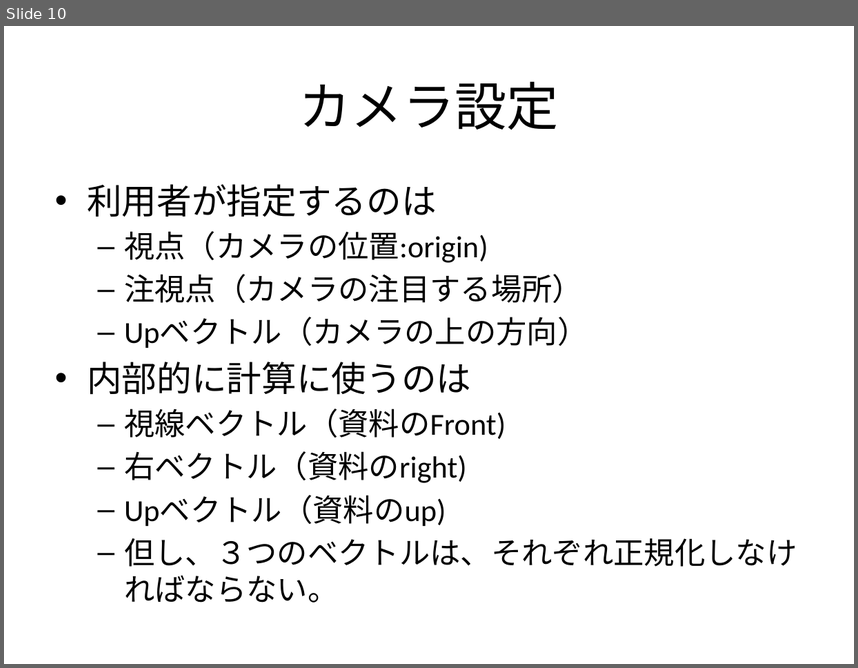
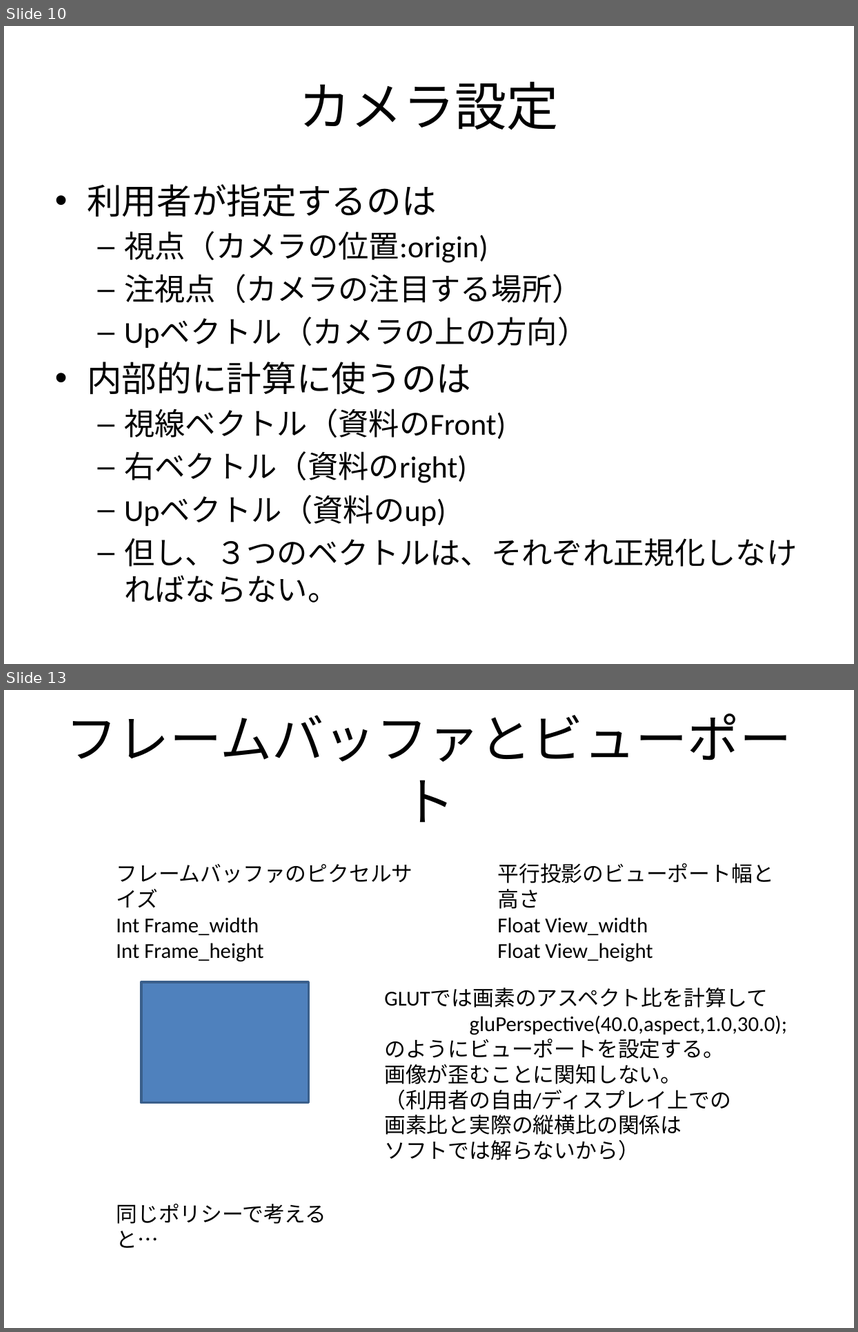
Before and after one commit to tymob/standard_render, a slide deck: Design20161208.pptx. Shown one above the other, each under a label of ours: slide 10 before the commit, slides 10 and 13 after it; the slides between them are not shown. The pictures are 858x668 and 858x1332 pixels, drawn with LibreOffice and Linux fonts; fonts in the diff are those of the drawing. Boxes give left, top, right and bottom in pixels: in the first picture for what was removed or moved away, otherwise in the second. Text is boxed around its words. In the diff, an @@ line names an element or a change of style, - is before the commit and + after.

```diff
--- a/Design20161208.pptx
+++ b/Design20161208.pptx
@@ slide 13 added at <box>4,690,854,1328</box>, background #FFFFFF @@
@@ title added at <box>66,713,792,822</box>, 44 pt, text #000000 @@
+フレームバッファとビューポート
@@ text added at <box>116,864,412,962</box>, 18 pt, text #000000 @@
+フレームバッファのピクセルサイズ
+Int Frame_width
+Int Frame_height
@@ text added at <box>497,863,773,962</box>, 18 pt, text #000000 @@
+平行投影のビューポート幅と高さ
+Float View_width
+Float View_height
@@ rectangle added at <box>141,983,308,1103</box>, fill #4F81BD, outline #3A5F8C 2 pt @@
@@ text added at <box>384,987,787,1160</box>, 18 pt, text #000000 @@
+GLUTでは画素のアスペクト比を計算して
+gluPerspective(40.0,aspect,1.0,30.0);
+のようにビューポートを設定する。
+画像が歪むことに関知しない。
+（利用者の自由/ディスプレイ上での
+画素比と実際の縦横比の関係は
+ソフトでは解らないから）
@@ text added at <box>116,1203,326,1223</box>, 18 pt, text #000000 @@
+同じポリシーで考えると…
```
Also in this commit, not shown: 1 slide changed, 6 other slides added.
